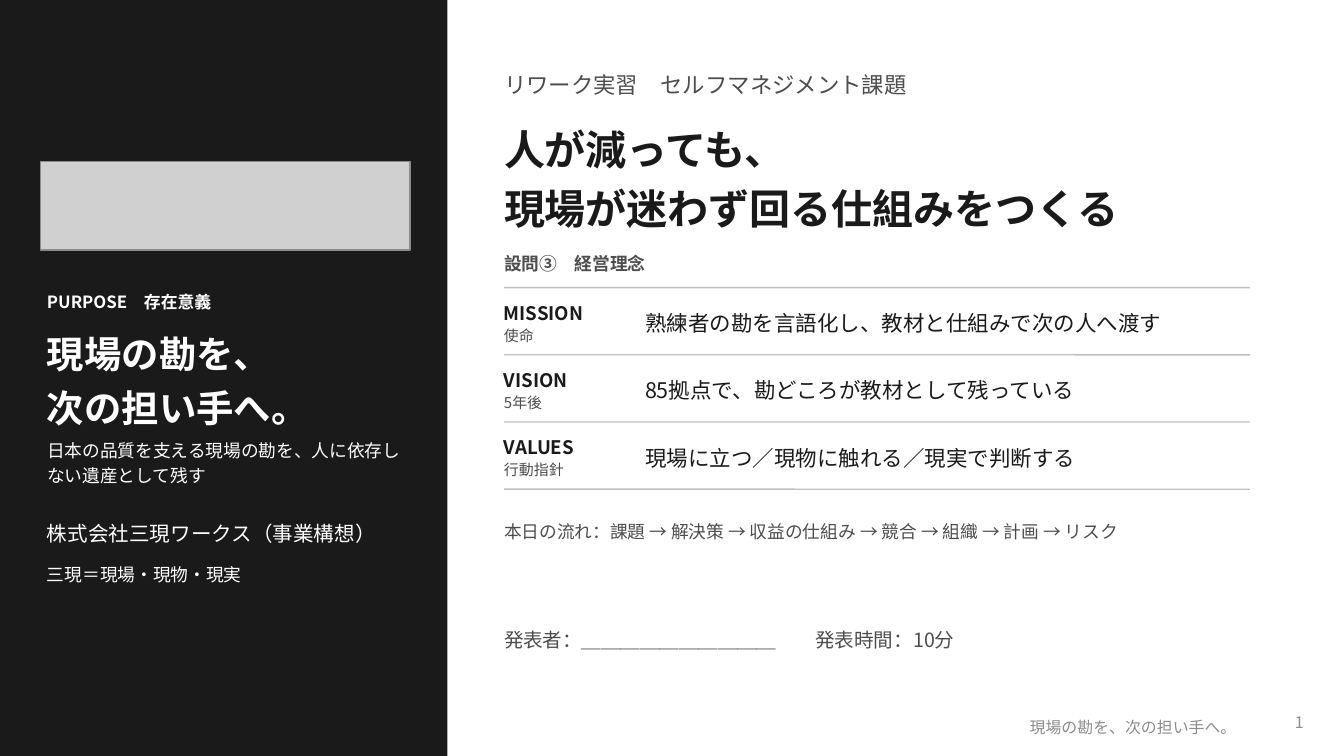
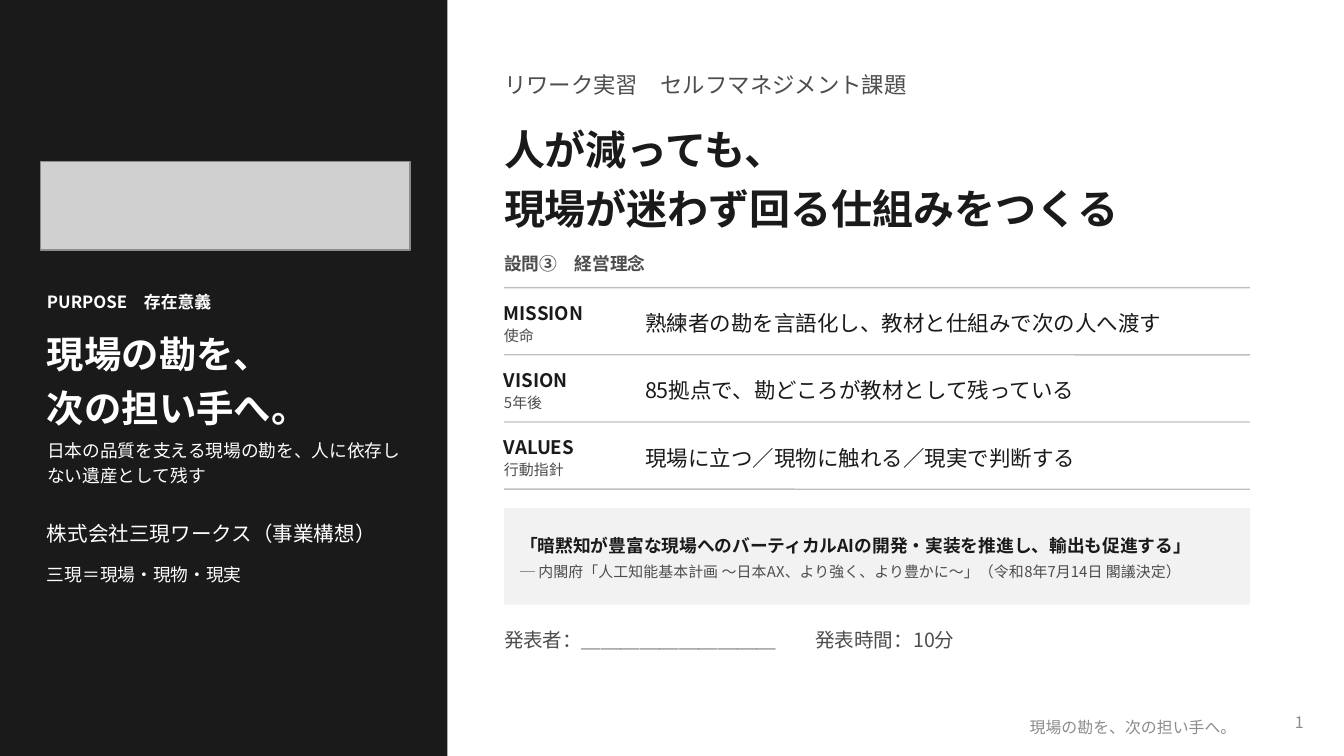
Before and after one commit to SEITOSHIKI/-ai-commute-audio-, a slide deck: slide 1 of deck/セルフマネジメント課題_事業構想プレゼン.pptx. Drawn at 1344x756 pixels with LibreOffice and Linux fonts; fonts in the diff are those of the drawing; grey boxes stand for pictures; background and template pictures are left out. Boxes give left, top, right and bottom in pixels: in the first picture for what was removed or moved away, otherwise in the second. Text is boxed around its words. In the diff, an @@ line names an element or a change of style, - is before the commit and + after.

```diff
--- a/deck/セルフマネジメント課題_事業構想プレゼン.pptx
+++ b/deck/セルフマネジメント課題_事業構想プレゼン.pptx
@@ rectangle: place and size @@
-rectangle at <box>504,523,1118,540</box>
+rectangle at <box>504,508,1250,605</box>
@@ rectangle at <box>504,508,1250,605</box>: fill none to #F2F2F2 @@
@@ text in rectangle at <box>504,523,1118,540</box>: text removed @@
-本日の流れ：課題 → 解決策 → 収益の仕組み → 競合 → 組織 → 計画 → リスク
@@ text added at <box>520,537,1191,579</box>, 8 pt, text #4D4D4D @@
+「暗黙知が豊富な現場へのバーティカルAIの開発・実装を推進し、輸出も促進する」
+─ 内閣府「人工知能基本計画 ～日本AX、より強く、より豊かに～」（令和8年7月14日 閣議決定）
```
Also in this commit, not shown: 3 other slides changed, 1 slide added, 1 slide removed, 4 other files.
